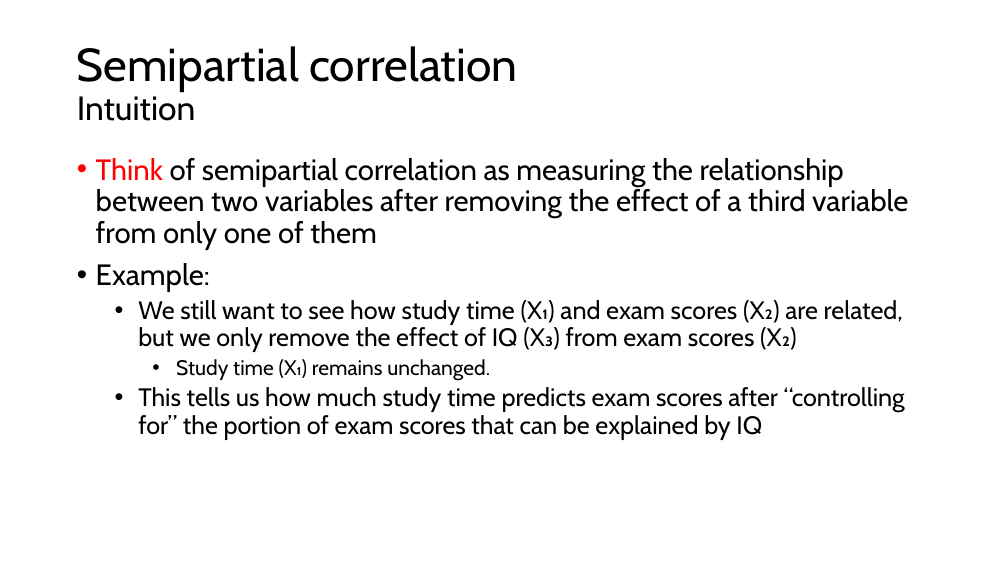
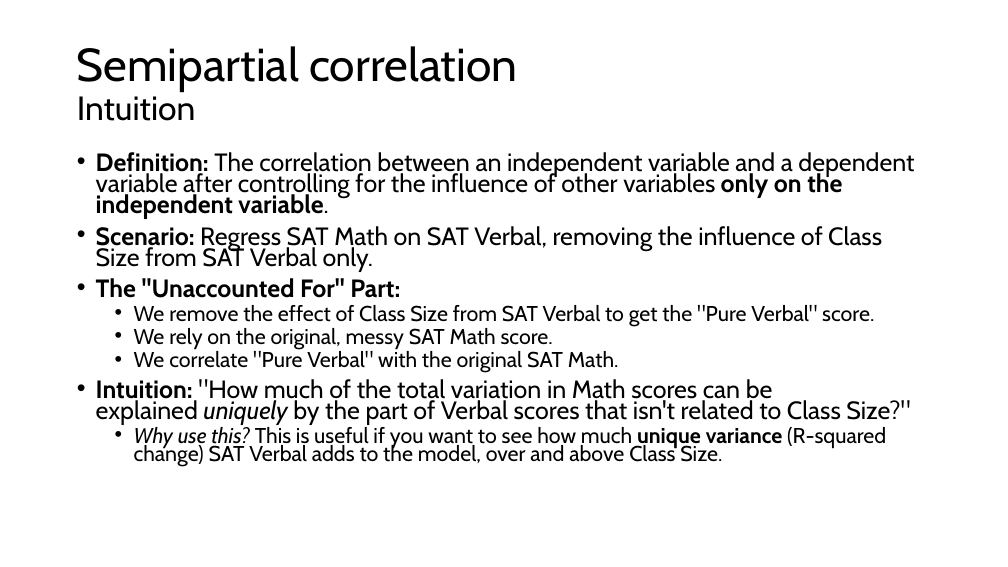
Before and after one commit to issues-osu/statsii-spring2026, a slide deck: slide 104 of slides/MLR/lecture.pptx (slide 63 before the commit). Drawn at 1008x567 pixels with LibreOffice and Linux fonts; fonts in the diff are those of the drawing. Boxes give left, top, right and bottom in pixels: in the first picture for what was removed or moved away, otherwise in the second. Text is boxed around its words. In the diff, an @@ line names an element or a change of style, - is before the commit and + after.

```diff
--- a/slides/MLR/lecture.pptx
+++ b/slides/MLR/lecture.pptx
@@ text at (96, 152, 914, 467): text changed; size 24 to 23.8 pt @@
-• Think of semipartial correlation as measuring the relationship between two variables after removing the effect of a third variable from only one of them
-• Example:
-  • We still want to see how study time (X₁) and exam scores (X₂) are related, but we only remove the effect of IQ (X₃) from exam scores (X₂)
-    • Study time (X₁) remains unchanged.
-  • This tells us how much study time predicts exam scores after “controlling for” the portion of exam scores that can be explained by IQ
+• Definition: The correlation between an independent variable and a dependent variable after controlling for the influence of other variables only on the independent variable.
+• Scenario: Regress SAT Math on SAT Verbal, removing the influence of Class Size from SAT Verbal only.
+• The "Unaccounted For" Part:
+  • We remove the effect of Class Size from SAT Verbal to get the "Pure Verbal" score.
+  • We rely on the original, messy SAT Math score.
+  • We correlate "Pure Verbal" with the original SAT Math.
+• Intuition: "How much of the total variation in Math scores can be explained uniquely by the part of Verbal scores that isn't related to Class Size?"
+  • Why use this? This is useful if you want to see how much unique variance (R-squared change) SAT Verbal adds to the model, over and above Class Size.
```
Also in this commit, not shown: 26 other slides changed, 29 slides added, 27 slides removed, 51 other files.
